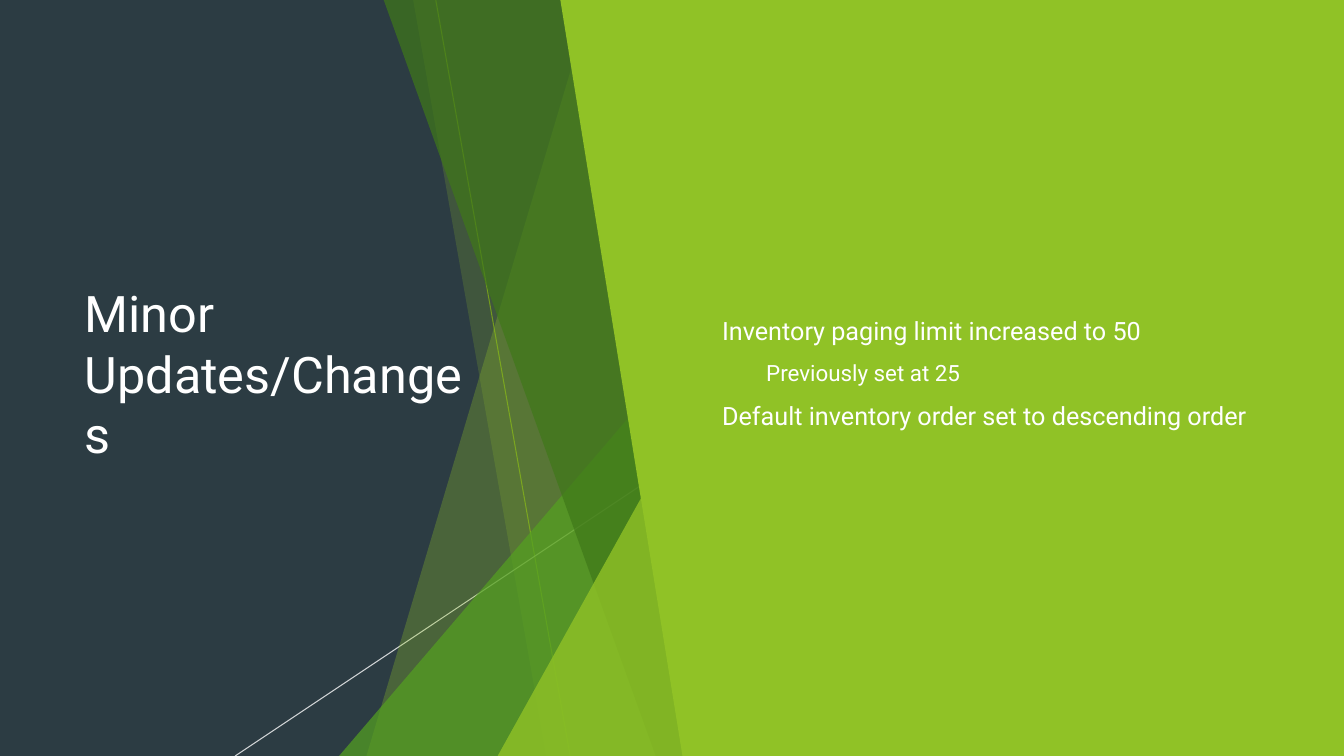
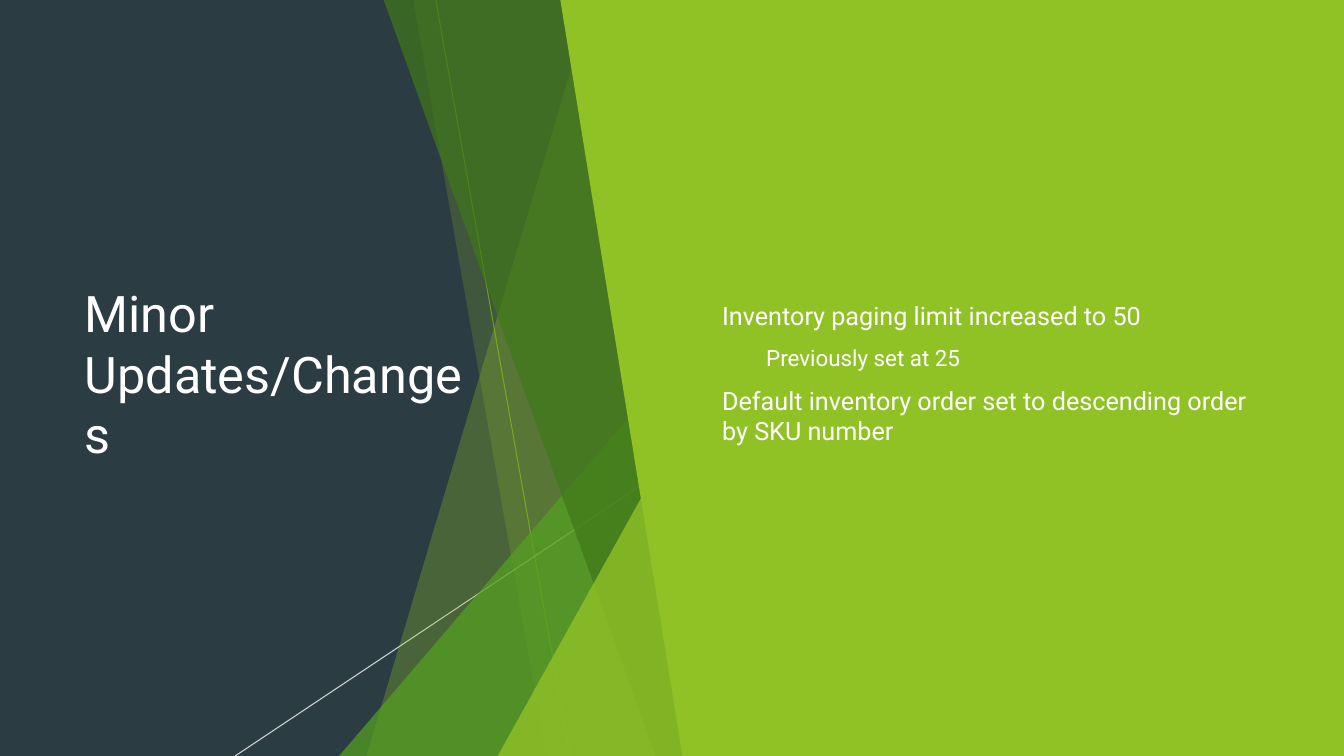
Before and after one commit to SweetSpotProShop/SweetSpot-Documentation, a slide deck: slide 8 of Release Powerpoints/V2.5.0.pptx. Drawn at 1344x756 pixels with LibreOffice and Linux fonts; fonts in the diff are those of the drawing. Boxes give left, top, right and bottom in pixels: in the first picture for what was removed or moved away, otherwise in the second. Text is boxed around its words. In the diff, an @@ line names an element or a change of style, - is before the commit and + after.

Commit message:
updated last slide
update wording on last slide so that it is clear how the sorting is currently set.

```diff
--- a/Release Powerpoints/V2.5.0.pptx
+++ b/Release Powerpoints/V2.5.0.pptx
@@ text at [722, 391, 1246, 446]: text changed @@
-▶ Default inventory order set to descending order
+▶ Default inventory order set to descending order by SKU number
```
